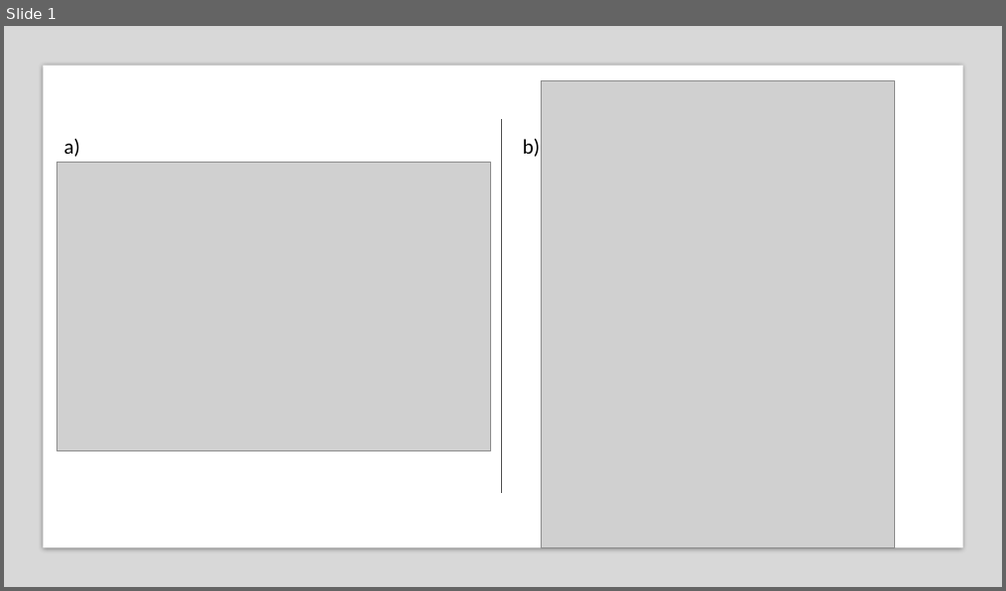
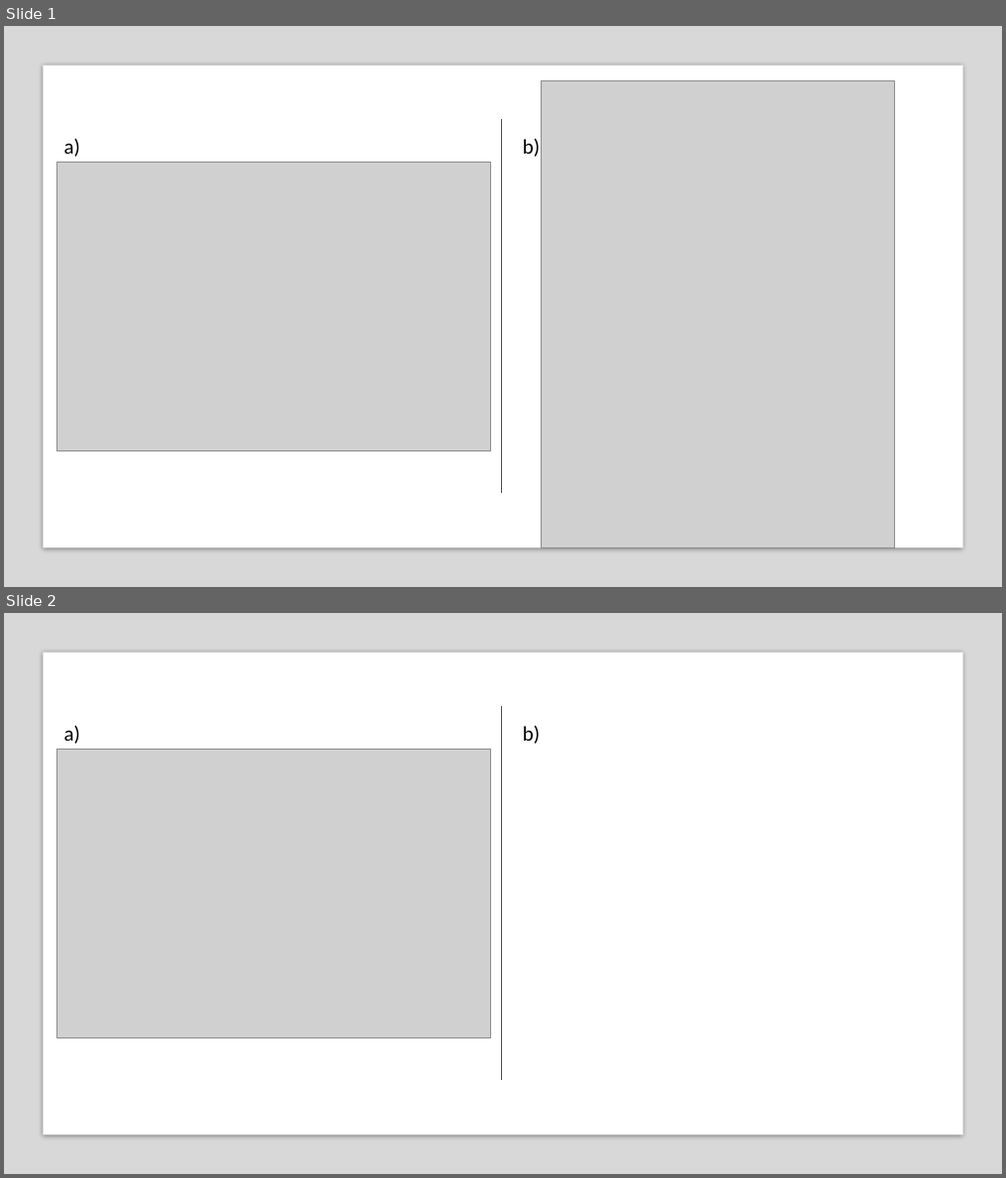
Before and after one commit to CHANGE-Lab/albacore-diet-global, a slide deck: outputs_figures/ms_figures/fig5_model_traits_comp/fig5_model_comp.pptx. Shown one above the other, each under a label of ours: slide 1 before the commit, slides 1 and 2 after it. The pictures are 1006x591 and 1006x1178 pixels, drawn with LibreOffice and Linux fonts; fonts in the diff are those of the drawing; grey boxes stand for pictures. Boxes give left, top, right and bottom in pixels: in the first picture for what was removed or moved away, otherwise in the second. Text is boxed around its words. In the diff, an @@ line names an element or a change of style, - is before the commit and + after.

```diff
--- a/outputs_figures/ms_figures/fig5_model_traits_comp/fig5_model_comp.pptx
+++ b/outputs_figures/ms_figures/fig5_model_traits_comp/fig5_model_comp.pptx
@@ slide 2 added at <box>4,613,1002,1174</box>, background #FFFFFF @@
@@ rectangle added at <box>4,613,1002,1174</box>, fill #808080 at 30% opacity @@
@@ rectangle added at <box>43,653,963,1136</box>, fill #FFFFFF @@
@@ text added at <box>64,726,80,744</box>, 20 pt, text #000000 @@
+a)
@@ line added from (502, 707) to (502, 1081), #4E4E4E 0.5 pt @@
@@ text added at <box>523,726,540,744</box>, 20 pt, text #000000 @@
+b)
@@ picture added at <box>56,750,490,1039</box> @@
```
Also in this commit, not shown: 26 other files.
